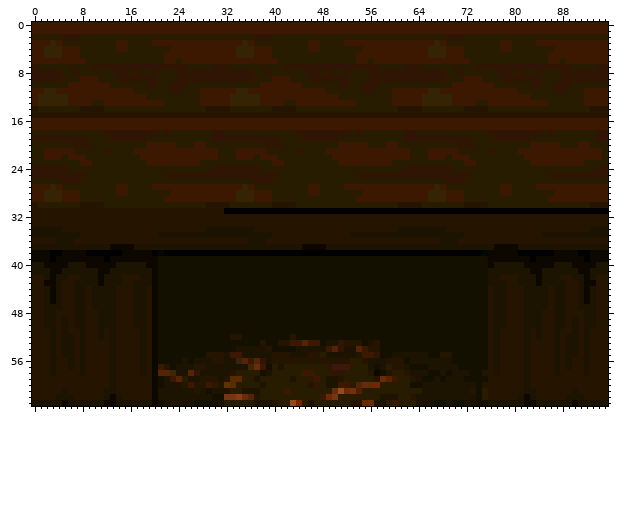
One commit to this sprite sheet: enginefx/textures-32/pack012/pedestal_wooden.png. The first picture shows the starting point.
The file is 96x64 pixels. Colours within 5 levels of each other are drawn and written as one.
And afterwards:
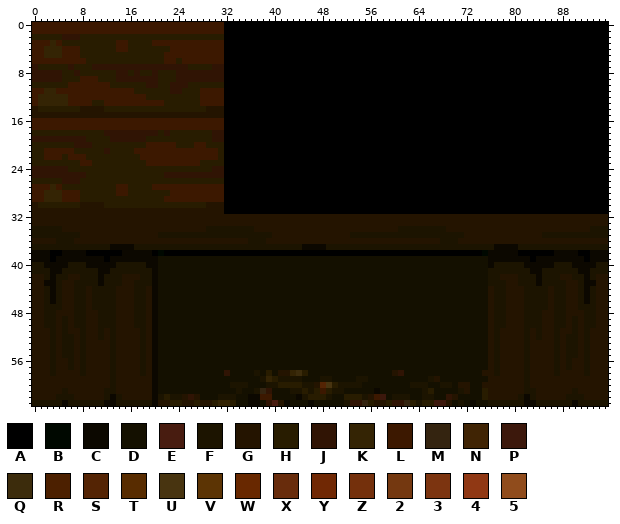
Palette (. is transparent): A #000000  B #000800  C #0c0800  D #141000  E #481c10  F #1c1400  G #241400  H #281c00  J #301404  K #342404  L #3c1800  M #342410  N #402404  P #3c180c  Q #3c2c0c  R #4c2000  S #542404  T #582c00  U #483410  V #5c3404  W #682800  X #682c0c  Y #702804  Z #74300c  2 #743810  3 #7c3410  4 #903814  5 #904c1c
Log entry: Updated all pedestal_wooden All pedestal_wooden (underside of Guard Post) has the texture000 texture, these have been edited and corrected.
Difference:
Changed rows in their new state; - is an unchanged pixel.
first column x 32:
 0 AAAAAAAAAAAAAAAAAAAAAAAAAAAAAAAAAAAAAAAAAAAAAAAAAAAAAAAAAAAAAAAA
 1 AAAAAAAAAAAAAAAAAAAAAAAAAAAAAAAAAAAAAAAAAAAAAAAAAAAAAAAAAAAAAAAA
 2 AAAAAAAAAAAAAAAAAAAAAAAAAAAAAAAAAAAAAAAAAAAAAAAAAAAAAAAAAAAAAAAA
 3 AAAAAAAAAAAAAAAAAAAAAAAAAAAAAAAAAAAAAAAAAAAAAAAAAAAAAAAAAAAAAAAA
 4 AAAAAAAAAAAAAAAAAAAAAAAAAAAAAAAAAAAAAAAAAAAAAAAAAAAAAAAAAAAAAAAA
 5 AAAAAAAAAAAAAAAAAAAAAAAAAAAAAAAAAAAAAAAAAAAAAAAAAAAAAAAAAAAAAAAA
 6 AAAAAAAAAAAAAAAAAAAAAAAAAAAAAAAAAAAAAAAAAAAAAAAAAAAAAAAAAAAAAAAA
 7 AAAAAAAAAAAAAAAAAAAAAAAAAAAAAAAAAAAAAAAAAAAAAAAAAAAAAAAAAAAAAAAA
 8 AAAAAAAAAAAAAAAAAAAAAAAAAAAAAAAAAAAAAAAAAAAAAAAAAAAAAAAAAAAAAAAA
 9 AAAAAAAAAAAAAAAAAAAAAAAAAAAAAAAAAAAAAAAAAAAAAAAAAAAAAAAAAAAAAAAA
10 AAAAAAAAAAAAAAAAAAAAAAAAAAAAAAAAAAAAAAAAAAAAAAAAAAAAAAAAAAAAAAAA
11 AAAAAAAAAAAAAAAAAAAAAAAAAAAAAAAAAAAAAAAAAAAAAAAAAAAAAAAAAAAAAAAA
12 AAAAAAAAAAAAAAAAAAAAAAAAAAAAAAAAAAAAAAAAAAAAAAAAAAAAAAAAAAAAAAAA
13 AAAAAAAAAAAAAAAAAAAAAAAAAAAAAAAAAAAAAAAAAAAAAAAAAAAAAAAAAAAAAAAA
14 AAAAAAAAAAAAAAAAAAAAAAAAAAAAAAAAAAAAAAAAAAAAAAAAAAAAAAAAAAAAAAAA
15 AAAAAAAAAAAAAAAAAAAAAAAAAAAAAAAAAAAAAAAAAAAAAAAAAAAAAAAAAAAAAAAA
16 AAAAAAAAAAAAAAAAAAAAAAAAAAAAAAAAAAAAAAAAAAAAAAAAAAAAAAAAAAAAAAAA
17 AAAAAAAAAAAAAAAAAAAAAAAAAAAAAAAAAAAAAAAAAAAAAAAAAAAAAAAAAAAAAAAA
18 AAAAAAAAAAAAAAAAAAAAAAAAAAAAAAAAAAAAAAAAAAAAAAAAAAAAAAAAAAAAAAAA
19 AAAAAAAAAAAAAAAAAAAAAAAAAAAAAAAAAAAAAAAAAAAAAAAAAAAAAAAAAAAAAAAA
20 AAAAAAAAAAAAAAAAAAAAAAAAAAAAAAAAAAAAAAAAAAAAAAAAAAAAAAAAAAAAAAAA
21 AAAAAAAAAAAAAAAAAAAAAAAAAAAAAAAAAAAAAAAAAAAAAAAAAAAAAAAAAAAAAAAA
22 AAAAAAAAAAAAAAAAAAAAAAAAAAAAAAAAAAAAAAAAAAAAAAAAAAAAAAAAAAAAAAAA
23 AAAAAAAAAAAAAAAAAAAAAAAAAAAAAAAAAAAAAAAAAAAAAAAAAAAAAAAAAAAAAAAA
24 AAAAAAAAAAAAAAAAAAAAAAAAAAAAAAAAAAAAAAAAAAAAAAAAAAAAAAAAAAAAAAAA
25 AAAAAAAAAAAAAAAAAAAAAAAAAAAAAAAAAAAAAAAAAAAAAAAAAAAAAAAAAAAAAAAA
26 AAAAAAAAAAAAAAAAAAAAAAAAAAAAAAAAAAAAAAAAAAAAAAAAAAAAAAAAAAAAAAAA
27 AAAAAAAAAAAAAAAAAAAAAAAAAAAAAAAAAAAAAAAAAAAAAAAAAAAAAAAAAAAAAAAA
28 AAAAAAAAAAAAAAAAAAAAAAAAAAAAAAAAAAAAAAAAAAAAAAAAAAAAAAAAAAAAAAAA
29 AAAAAAAAAAAAAAAAAAAAAAAAAAAAAAAAAAAAAAAAAAAAAAAAAAAAAAAAAAAAAAAA
30 AAAAAAAAAAAAAAAAAAAAAAAAAAAAAAAAAAAAAAAAAAAAAAAAAAAAAAAAAAAAAAAA
first column x 21:
52 ------------DD--------D------------------------------
53 -----------------D--DDDDDDD-DDDDDD-DD----------------
54 -------------DDDDDD----DDDDDDDDDDDDDD----------------
55 --------DDDDDDDDDDDDDDDDDDDDDDDDDDDDD--DDDDDD--DD----
56 ----D-DDDDDDDDDDDDDDDDDDDDDDDDDDDDDDDDDDD-DDDDDDD----
57 DD-DDDDDDDDDDDDDDD-DDDDDDDDDDDDDDDDD-DDDDD---DDDDD---
58 DDDDDDDDDDDJDDDDF-HDGGKQHDDDDDDDDDDDD-DGJDDDD--D-DDD-
59 -DDDDDDDDDDDDDDDDFK-FF-FDDDF-DDDDFFDDDDDDDDD-FG-DDD--
60 -DDDDDDDDDDDFFFDDDFF----FFGSUHFFFFDDDDDDDDFF-DD--DGGD
61 DDDDDDDD-DDDDFDD-MJDDDFF-F-L-FFDDDDDCDDDDDDD-HDDDD-GD
62 -H--GJGDD-FFFDDCCLLDDDDCF--HFDD---FGLPD-FFDD--DDJGDDD
63 GGHHGGHGGHKK-DDCCDJEGCDDDCDDDDDFJJMHGG-JJM--HHPPG-FDC
Pixel boxes of the changes (left, top, right, bottom) in both pictures:
changed: (224, 22, 608, 208)
changed: (158, 334, 476, 406)
